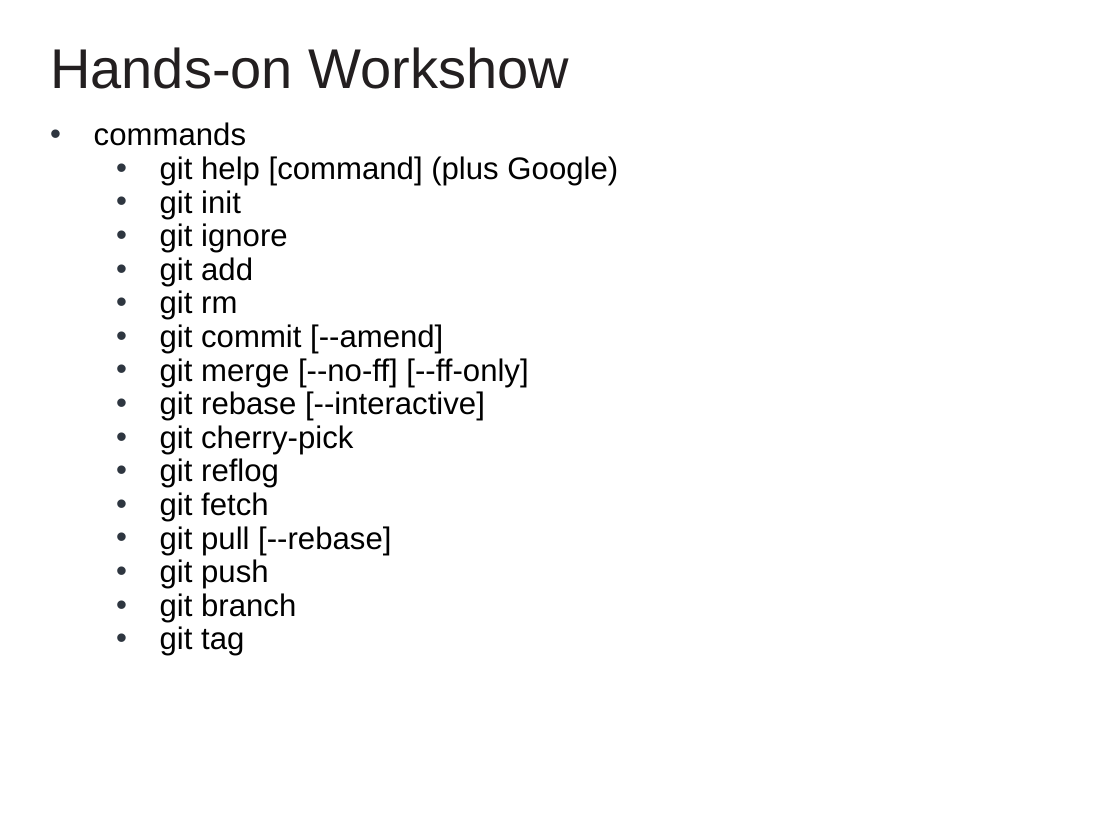
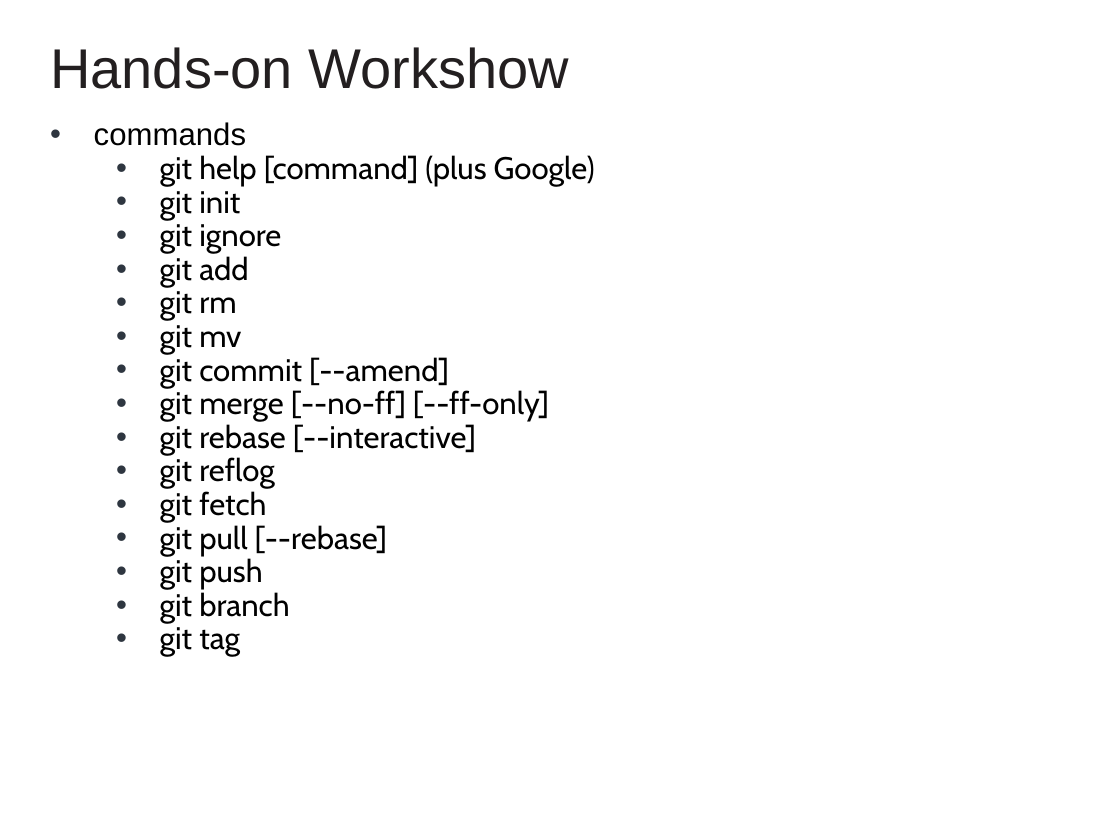
Before and after one commit to cvmocanu/git-presentation, a slide deck: slide 62 of GIT Presentation.pptx. Drawn at 1120x840 pixels with LibreOffice and Linux fonts; fonts in the diff are those of the drawing; background and template pictures are left out. Boxes give left, top, right and bottom in pixels: in the first picture for what was removed or moved away, otherwise in the second. Text is boxed around its words. In the diff, an @@ line names an element or a change of style, - is before the commit and + after.

Commit message:
update workshop plan

```diff
--- a/GIT Presentation.pptx
+++ b/GIT Presentation.pptx
@@ text at (160,155,595,657): font Arial to Cabin @@
@@ text at (160,325,241,355): paragraph added @@
+• git mv
@@ text at (160,425,353,454): paragraph removed @@
-• git cherry-pick
```
